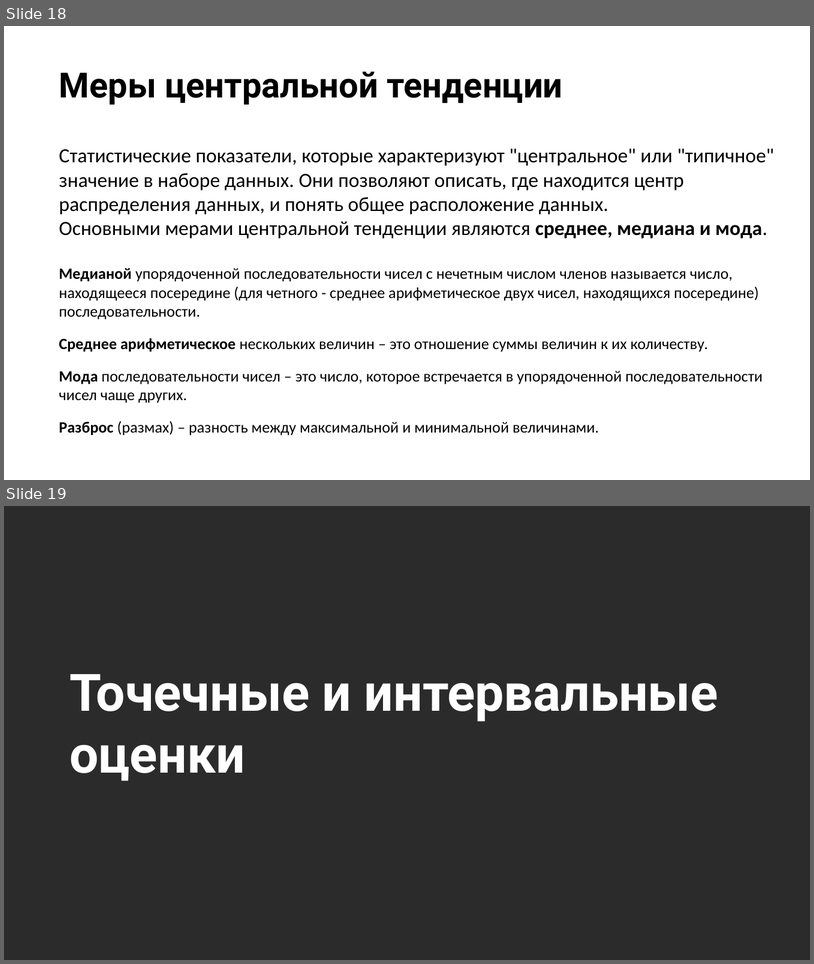
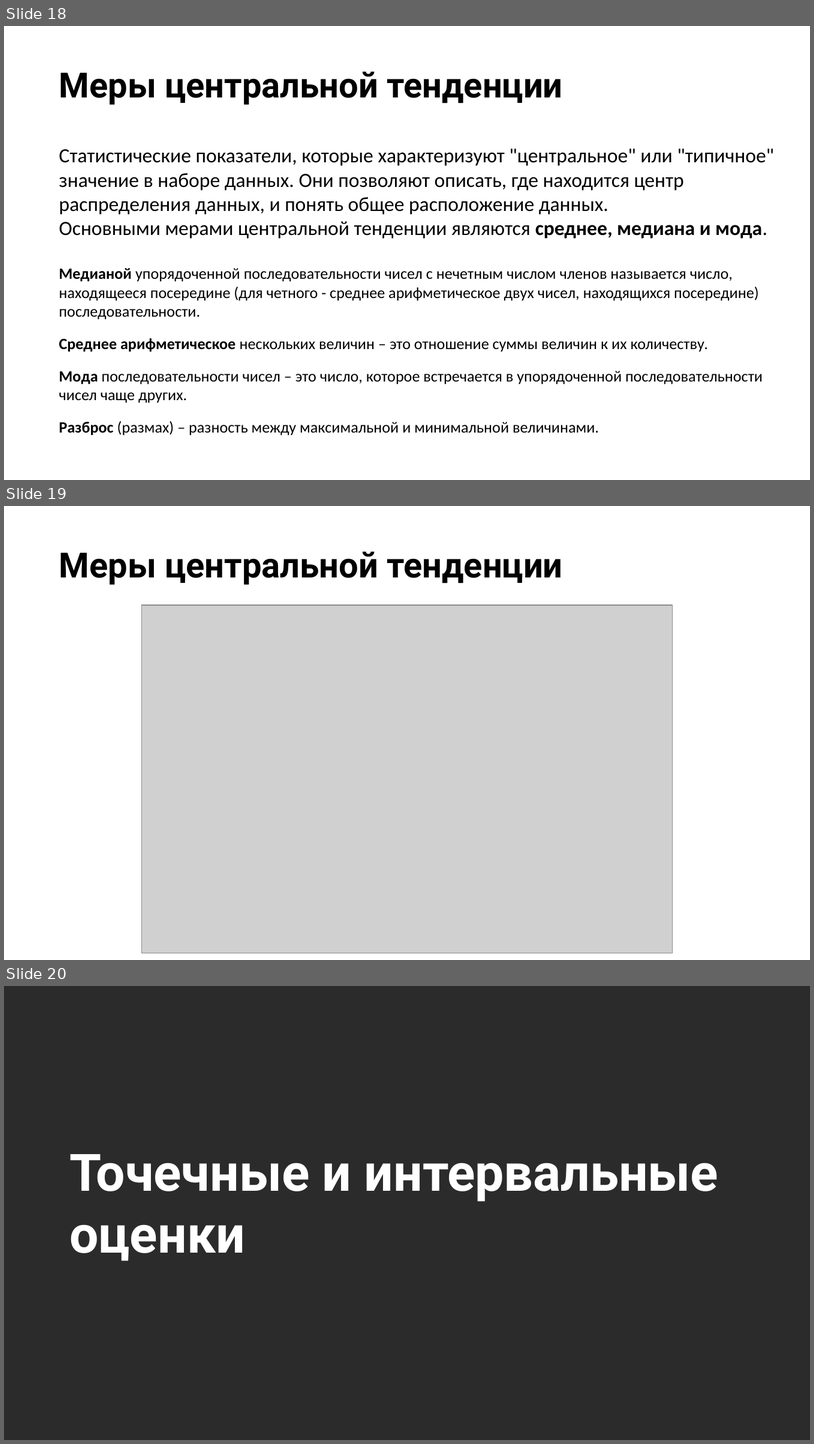
Before and after one commit to stureiko/Otus_lectures, a slide deck: Analytics/00-1 Остновы статистики ЦПТ/Presentation/00-1 Intro in statistics.pptx. Shown one above the other, each under a label of ours: slides 18 and 19 before the commit, slides 18, 19 and 20 after it. The pictures are 814x964 and 814x1444 pixels, drawn with LibreOffice and Linux fonts; fonts in the diff are those of the drawing; grey boxes stand for pictures; background and template pictures are left out; a plain dark background stands for a picture behind light text. Boxes give left, top, right and bottom in pixels: in the first picture for what was removed or moved away, otherwise in the second. Text is boxed around its words. In the diff, an @@ line names an element or a change of style, - is before the commit and + after.

```diff
--- a/Analytics/00-1 Остновы статистики ЦПТ/Presentation/00-1 Intro in statistics.pptx
+++ b/Analytics/00-1 Остновы статистики ЦПТ/Presentation/00-1 Intro in statistics.pptx
@@ slide 19 added at box(4, 506, 810, 960), background #FFFFFF @@
@@ title added at box(59, 552, 563, 585), 31 pt, text #000000, bold @@
+Меры центральной тенденции
@@ picture added at box(142, 605, 672, 953) @@
@@ what was slide 19 is now slide 20 @@
```
Also in this commit, not shown: 1 slide changed, 11 other files.
